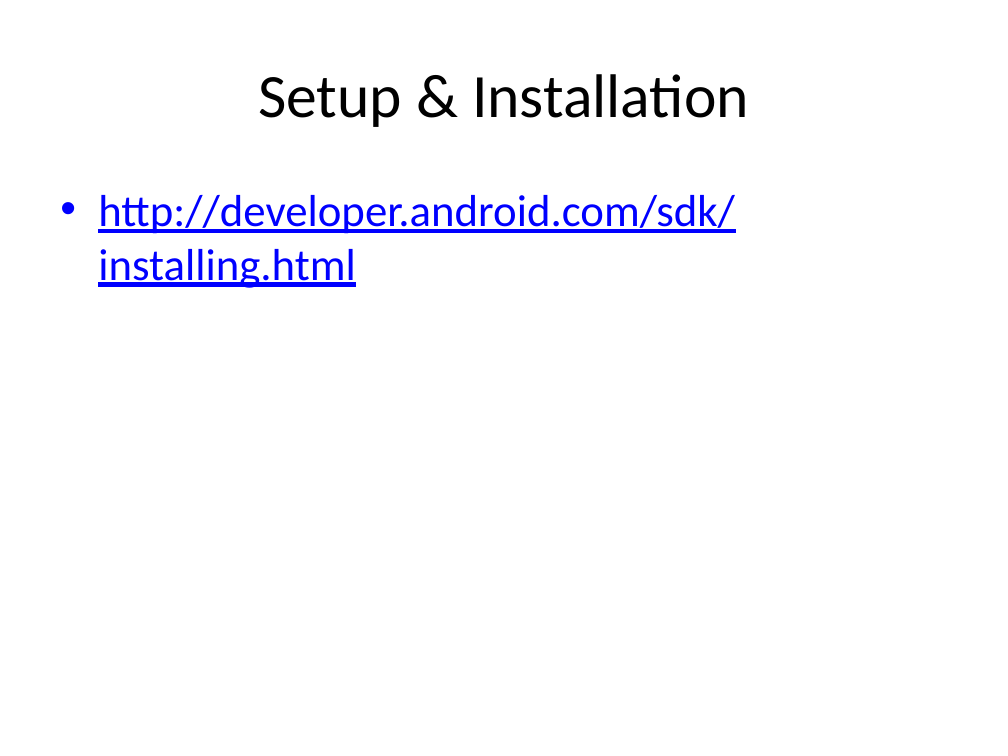
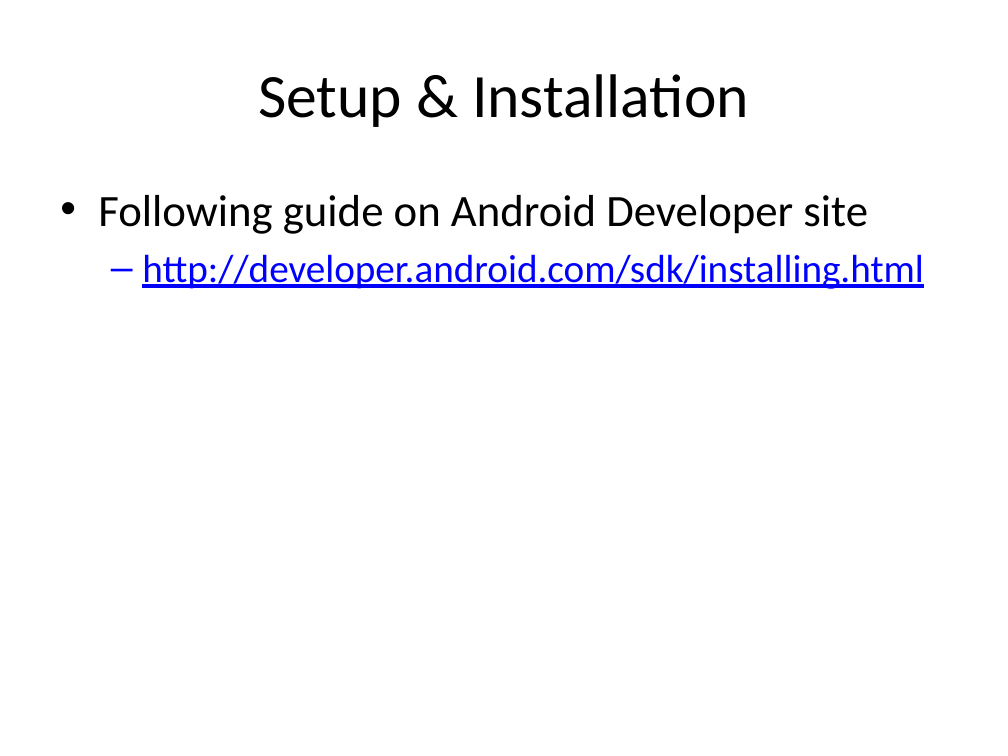
Before and after one commit to chadmaughan/learn-android, a slide deck: slide 5 of android.pptx (slide 3 before the commit). Drawn at 1008x756 pixels with LibreOffice and Linux fonts; fonts in the diff are those of the drawing. Boxes give left, top, right and bottom in pixels: in the first picture for what was removed or moved away, otherwise in the second. Text is boxed around its words. In the diff, an @@ line names an element or a change of style, - is before the commit and + after.

Commit message:
ppt updates

```diff
--- a/android.pptx
+++ b/android.pptx
@@ text at (98,195,868,234): paragraph added @@
+• Following guide on Android Developer site
@@ text at (142,254,924,289): size 32 to 28 pt in "http://developer.android.com/sdk/installing.html"; bullet • to –; list level 1 to 2 in "http://developer.android.com/sdk/installing.html" @@
```
Also in this commit, not shown: 2 other slides changed, 3 slides added, 1 slide removed.
